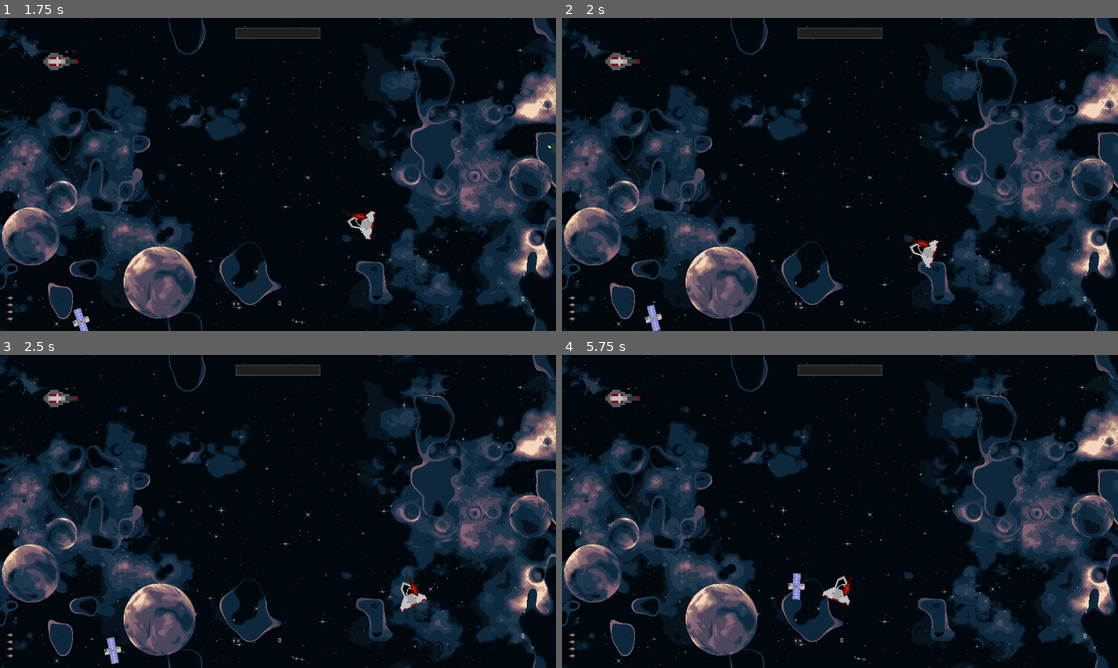
Above: before the commit, frames 1-4 (two rows, left to right).
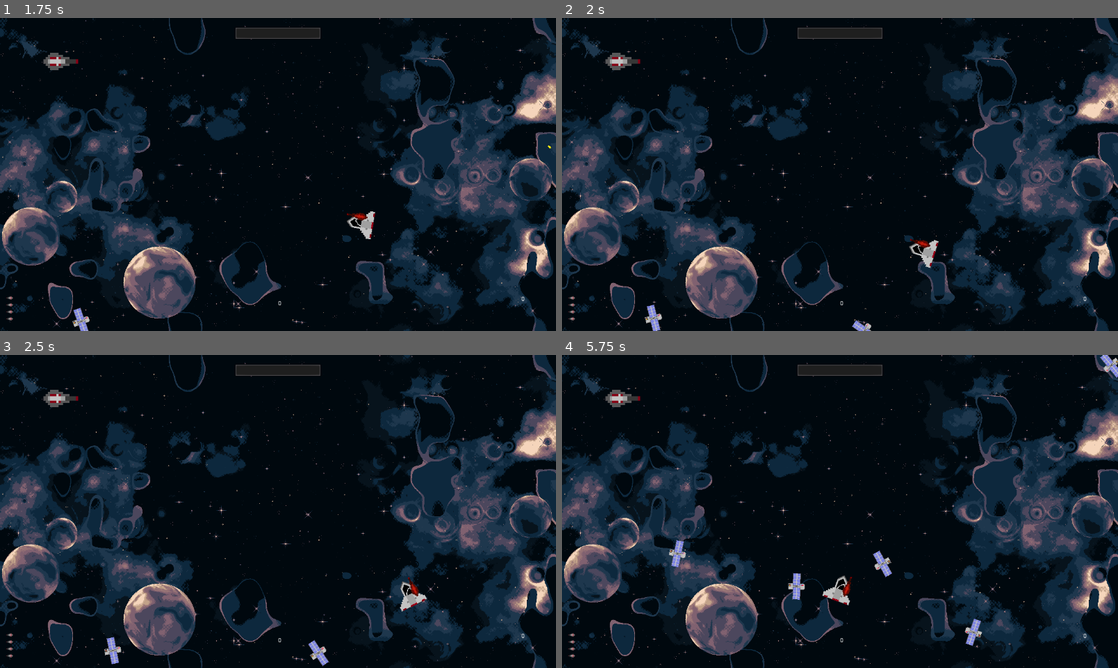
Above: after the commit, the same moments.

Repository: Pinais/TopDownShooter
Game: Godot game, scene res://Main.tscn
Same seed, same stepped clock (60 frames per second), same inputs: the game is played once before the commit and once after it.
Inputs (mouse positions are in pixels of both pictures, inside the frame that each line leads up to):
- Up to frame 1 (1.75 s): tap Enter at 0.5 s; move the mouse to (400, 158) at 0.52 s; press the mouse at (400, 158) at 0.53 s; hold D (direita) 0.53-1.28 s; tap R (recarregar) at 0.8, 1.35 s; move the mouse to (166, 190) at 1.27 s; release the mouse at (166, 190) at 1.28 s; hold S (baixo) from 1.28 s (still down); click (166, 190) at 1.55 s
- Up to frame 2 (2 s): keep holding S (baixo)
- Up to frame 3 (2.5 s): move the mouse to (333, 442) at 2.02 s; release S (baixo) at 2.03 s; press the mouse at (333, 442) at 2.03 s; hold D (direita) from 2.03 s (still down); tap R (recarregar) at 2.3 s
- Up to frame 4 (5.75 s): move the mouse to (812, 574) at 2.77 s; release D (direita) at 2.78 s; release the mouse at (812, 574) at 2.78 s; hold W (cima) 2.78-3.53 s; tap R (recarregar) at 2.85, 3.8, 4.35, 5.3 s; click (812, 574) at 3.05 s; move the mouse to (1006, 558) at 3.52 s; press the mouse at (1006, 558) at 3.53 s; hold A (esquerda) 3.53-5.03 s; move the mouse to (673, 464) at 4.27 s; release the mouse at (673, 464) at 4.28 s; click (673, 464) at 4.55 s; move the mouse to (867, 511) at 5.02 s; press the mouse at (867, 511) at 5.03 s; hold S (baixo) from 5.03 s (still down)

Frame 1 is identical in both runs. In frame 2, less than 0.1% of the frame differs, in the area x 52-56%, y 96-100%; in frame 3, 0.2%; in frame 4, 0.6%, in the area x 19-100%, y 0-93%.

Commit message:
Modificando a forma como a tentativa termina.
As mudanças realizadas aqui fazem com que o jogador emita um sinal (jogador_morreu) quando morre. Este sinal está conectado ao Main. Isso permite que o Main remova todas as instancias de inimigos e de pontos deixados no mapa, delegando a função de limpar o mapa ao Main ao invés de cada entidade separadamente.
    O sinal "mudar_valor_maior_pontuação" foi substituído por uma simples chamada de função a partir do Main, engatilhada pelo mesmo sinal "jogador_morreu".
Além disso foi adicionada a funcionalidade de redefinir a munição da arma ao tentar novamente.

Diff:
--- a/Codigo/HUDJogador.gd
+++ b/Codigo/HUDJogador.gd
@@ -22,9 +22,8 @@
 	jogador = _jogador
 	jogador.connect("mudar_vida", self, "atualizar_valor_barra_vida")
 	jogador.connect("mudar_pontuacao", self, "atualizar_valor_etiqueta_pontuacao")
-	jogador.connect("mudar_maior_pontuacao", self, "atualizar_valor_etiqueta_maior_pontuacao")
+	jogador.arma.connect("mudar_qtd_municao", self, "atualizar_qtd_municao")
 	jogador.connect("conectar_arma", self, "conectar_nova_arma")
-	jogador.arma.connect("mudar_qtd_municao", self, "atualizar_qtd_municao")
 	barra_de_vida.value = jogador.vida_max
 	#azulejo_municao.rect_size.y += jogador.arma.municao_max * tamanho_azulejo_municao.y
 
--- a/Codigo/Jogador.gd
+++ b/Codigo/Jogador.gd
@@ -3,8 +3,8 @@
 
 signal mudar_vida
 signal mudar_pontuacao
-signal mudar_maior_pontuacao
 signal conectar_arma
+signal jogador_morreu
 
 
 export var vida_max : int = 100
@@ -75,7 +75,7 @@
 func morrer():
 	esta_vivo = false
 	visible = false
-	emit_signal("mudar_maior_pontuacao")
+	emit_signal("jogador_morreu")
 
 
 func reviver():
@@ -83,6 +83,7 @@
 	emit_signal("mudar_vida", -vida_max)
 	emit_signal("mudar_pontuacao", -pontuacao)
 	pontuacao = 0
+	arma.recarregar(0.1)
 	global_position = Vector2(640,360)
 	esta_vivo = true
 	visible = true
--- a/Codigo/Main.gd
+++ b/Codigo/Main.gd
@@ -13,6 +13,7 @@
 func _ready():
 	randomize()
 	hud_jogador.inicializar(jogador)
+	jogador.connect("jogador_morreu", self, "fim_de_tentativa")
 
 
 func gerar_inimigo_local_aleatorio():
@@ -37,5 +38,13 @@
 	instancia_ponto.global_position = posicao
 
 
+func fim_de_tentativa():
+	hud_jogador.atualizar_valor_etiqueta_maior_pontuacao()
+	for inimigo in gerente_inimigos.get_children():
+		inimigo.queue_free()
+	for ponto in gerente_pontos.get_children():
+		ponto.queue_free()
+
+
 func _on_TimerGerarInimigo_timeout():
 	gerar_inimigo_local_aleatorio()
--- a/Codigo/Main.tscn
+++ b/Codigo/Main.tscn
@@ -11,7 +11,6 @@
 script = ExtResource( 2 )
 
 [node name="TimerGerarInimigo" type="Timer" parent="."]
-one_shot = true
 autostart = true
 
 [node name="Jogador" parent="." instance=ExtResource( 4 )]
